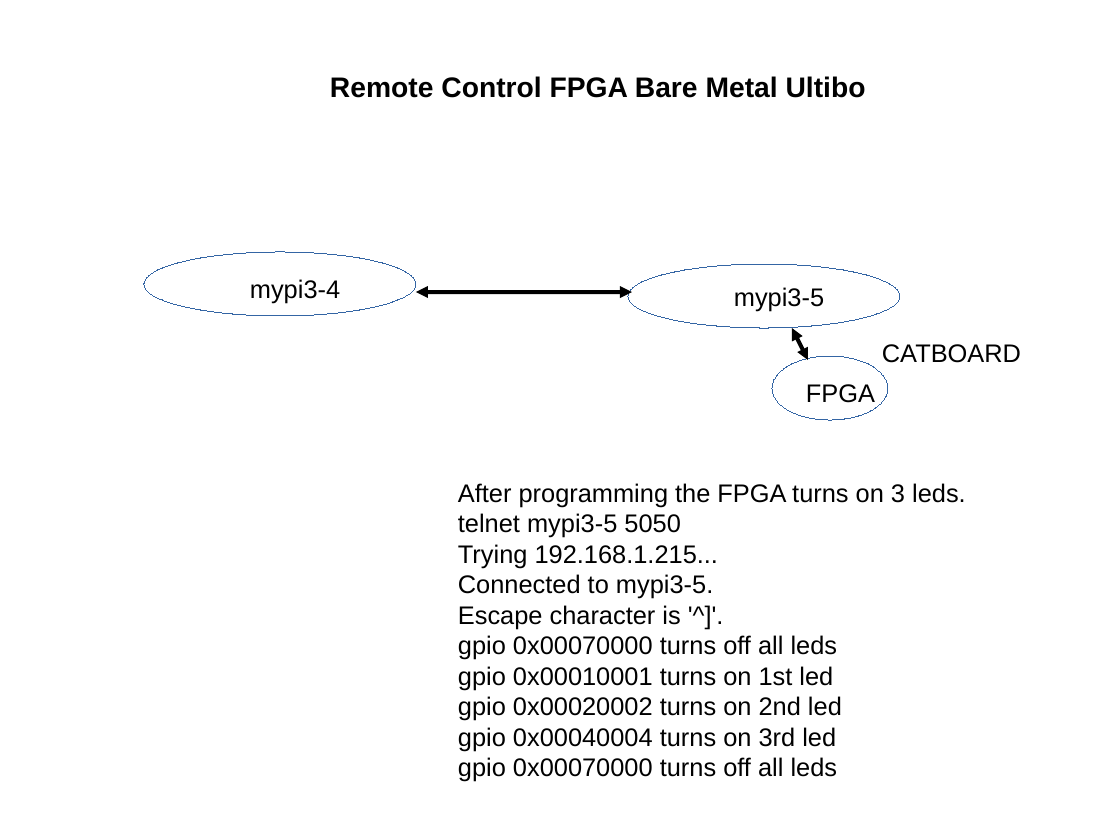
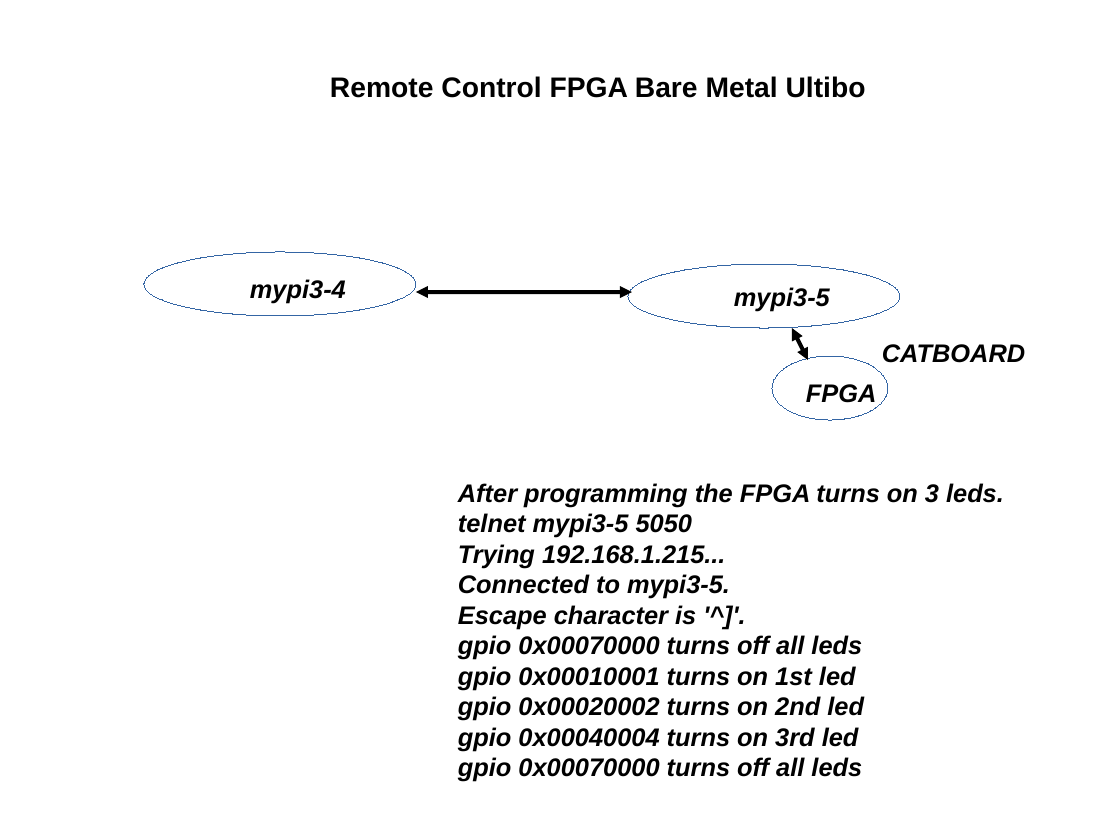
Before and after one commit to develone/07118catzip, a slide deck: slide 2 of doc/remotecontrol.odp. Drawn at 1120x840 pixels with LibreOffice and Linux fonts; fonts in the diff are those of the drawing. Boxes give left, top, right and bottom in pixels: in the first picture for what was removed or moved away, otherwise in the second. Text is boxed around its words. In the diff, an @@ line names an element or a change of style, - is before the commit and + after.

Commit message:
version was not closed

```diff
--- a/doc/remotecontrol.odp
+++ b/doc/remotecontrol.odp
@@ bold on, italic on in 5 elements at bbox=[806, 384, 876, 403], bbox=[882, 344, 1025, 363], bbox=[734, 287, 830, 311], bbox=[250, 279, 346, 303], bbox=[458, 483, 1004, 782] @@
```
